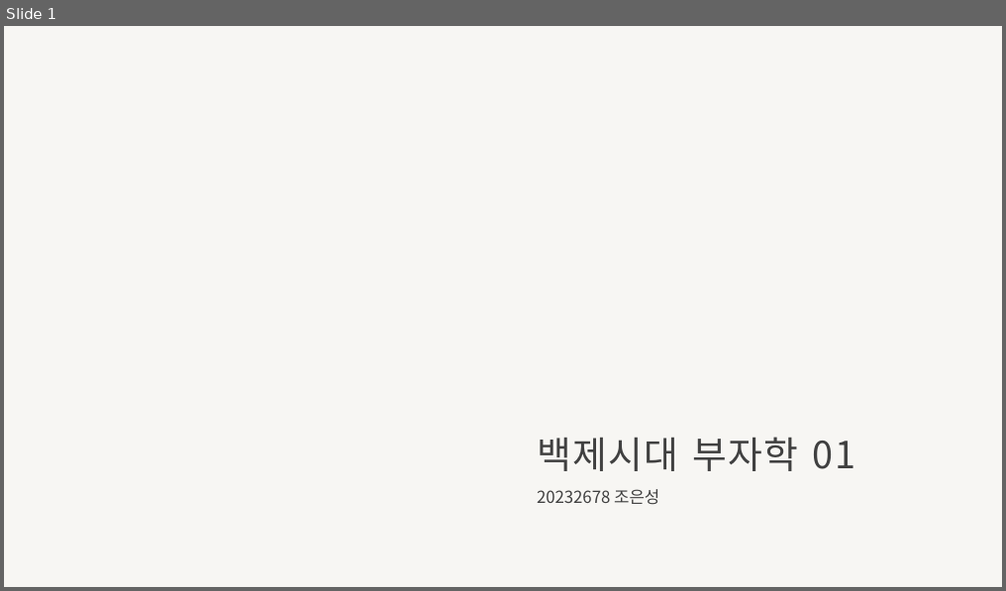
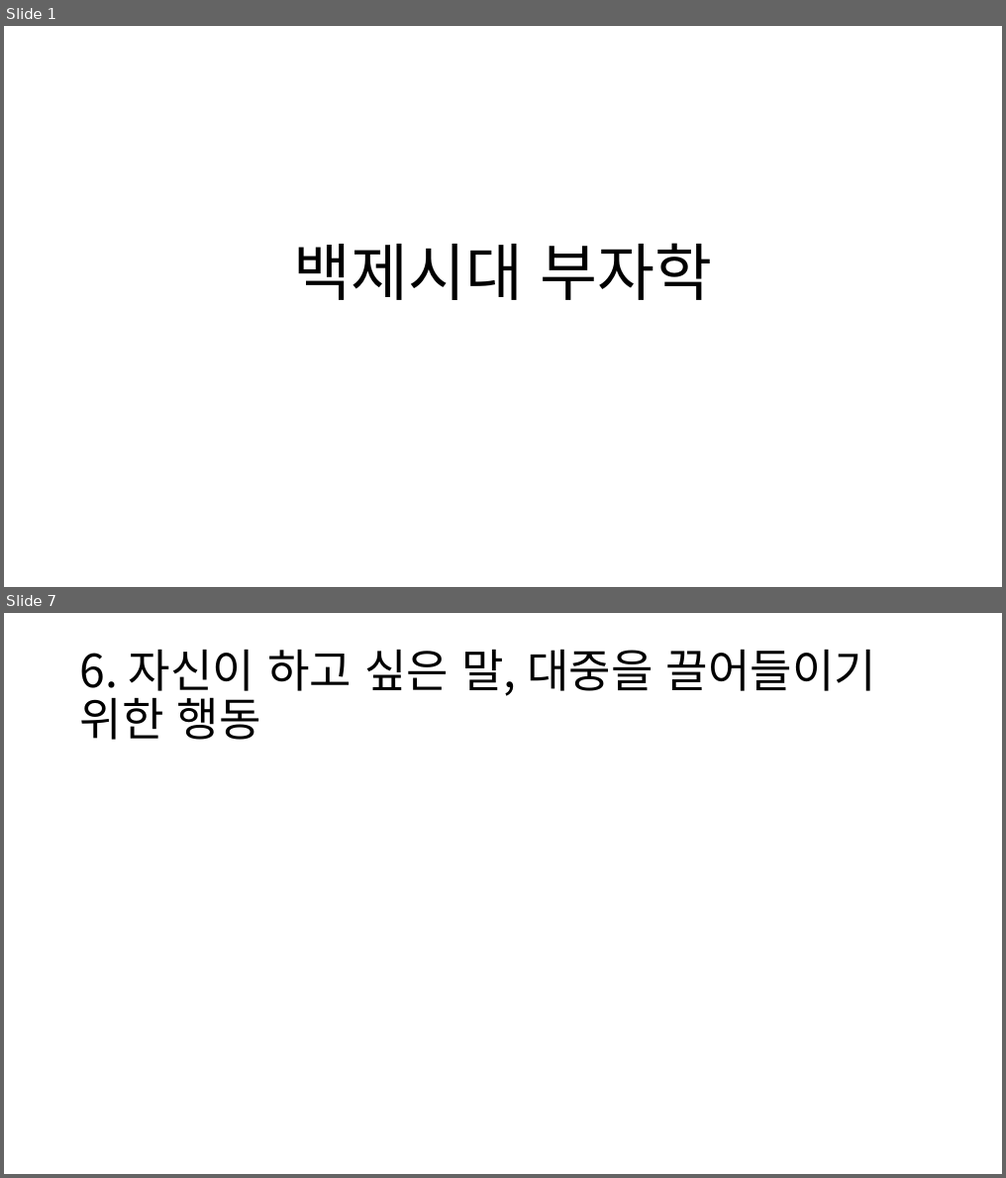
Before and after one commit to EunSeong-Jo/DMU, a slide deck: 1-freshman/2st-semester/백세시대부자학/백제시대부자학-조은성.pptx. Shown one above the other, each under a label of ours: slide 1 before the commit, slides 1 and 7 after it; the slides between them are not shown. The pictures are 1006x591 and 1006x1178 pixels, drawn with LibreOffice and Linux fonts; fonts in the diff are those of the drawing; background and template pictures are left out. Boxes give left, top, right and bottom in pixels: in the first picture for what was removed or moved away, otherwise in the second. Text is boxed around its words. In the diff, an @@ line names an element or a change of style, - is before the commit and + after.

```diff
--- a/1-freshman/2st-semester/백세시대부자학/백제시대부자학-조은성.pptx
+++ b/1-freshman/2st-semester/백세시대부자학/백제시대부자학-조은성.pptx
@@ slide 7 added at [4,613,1002,1174], background #FFFFFF @@
@@ title added at [80,649,876,740], 44 pt, text #000000 @@
+6. 자신이 하고 싶은 말, 대중을 끌어들이기 위한 행동
@@ slide 1 changed as well @@
@@ background #F7F6F3 to #FFFFFF @@
@@ title at [293,243,713,300]: text changed; size 36 to 60 pt; text colour #404040 to #000000 @@
-백제시대 부자학 01
+백제시대 부자학
@@ subtitle removed at [537,489,659,505] @@
-20232678 조은성
```
Also in this commit, not shown: 5 other slides added, 21 slides removed, 8 other files.
